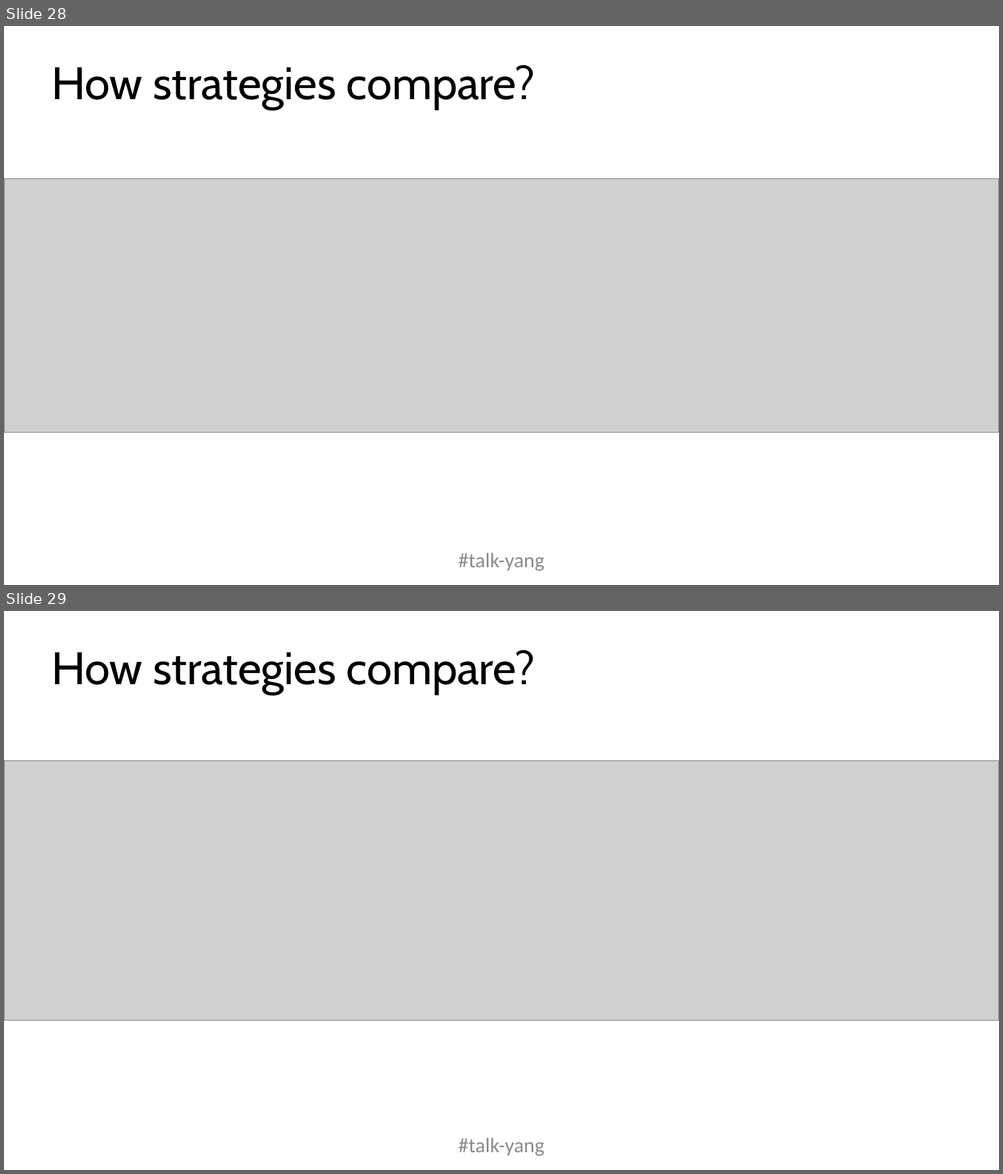
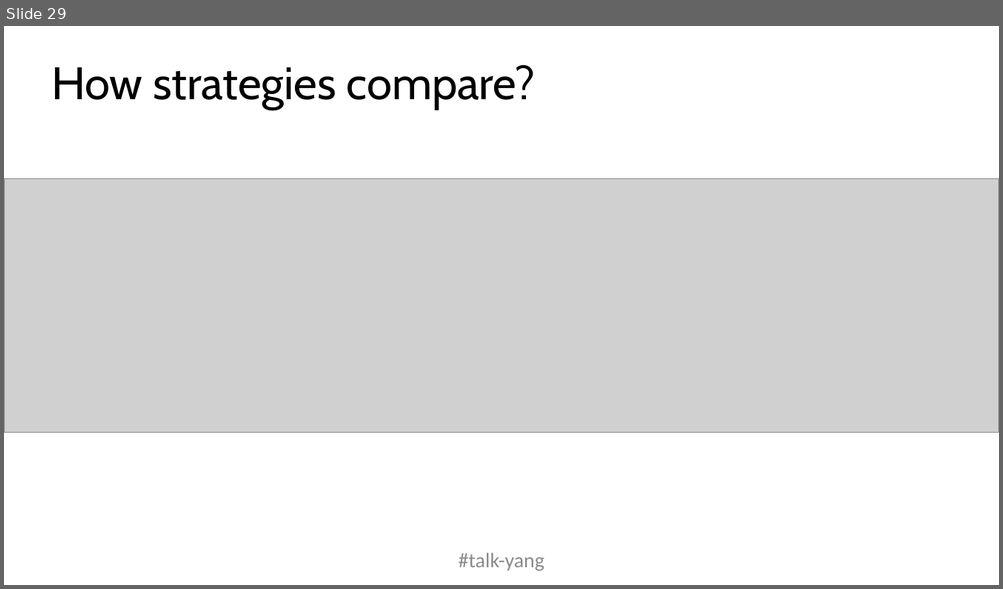
Before and after one commit to Yuan-Yang-Vandy/acs2020, a slide deck: acs2020.pptx. Shown one above the other, each under a label of ours: slides 28 and 29 before the commit, slide 29 after it. The pictures are 1003x1174 and 1003x589 pixels, drawn with LibreOffice and Linux fonts; fonts in the diff are those of the drawing; grey boxes stand for pictures. Boxes give left, top, right and bottom in pixels: in the first picture for what was removed or moved away, otherwise in the second. Text is boxed around its words. In the diff, an @@ line names an element or a change of style, - is before the commit and + after.

```diff
--- a/acs2020.pptx
+++ b/acs2020.pptx
@@ slide 29 removed at bbox=[4, 611, 999, 1170], background #FFFFFF @@
@@ text removed at bbox=[51, 650, 535, 695] @@
-How strategies compare?
@@ picture removed at bbox=[4, 761, 999, 1021] @@
@@ text removed at bbox=[458, 1138, 544, 1156] @@
-#talk-yang
@@ what was slide 28 is now slide 29 @@
```
Also in this commit, not shown: 15 slides changed, 1 slide added, 1 other file.
